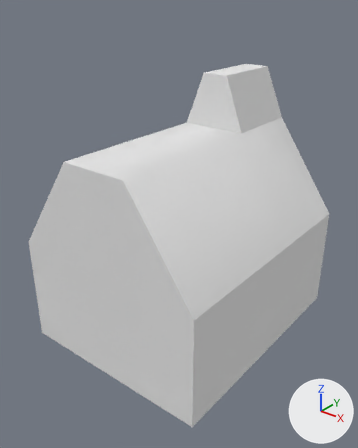
The OBJ model Assets/Models/World/church.obj: old version first, new version second.
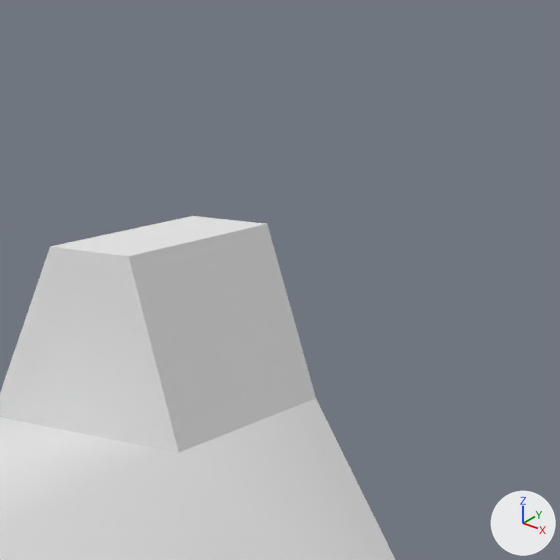
There are two pictures of each version: one whole from a 50 mm camera at (50.5, -65.6, 60.4) aimed at (0.3, -2.9, 21.5), one close up on the part from 53% to 99% of the width and 0% to 37% of the height. The lights are fixed; the arrows at lower right show +X, +Y and +Z. Where no turn or scale is listed for an object, it has been applied to the vertices.

In view in the first close-up: 'church'.
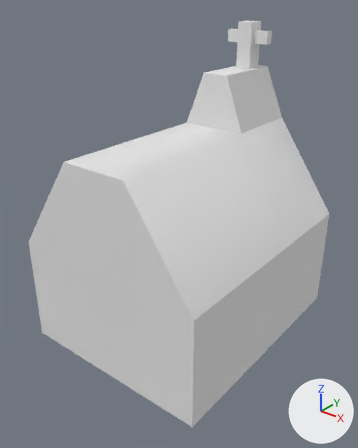
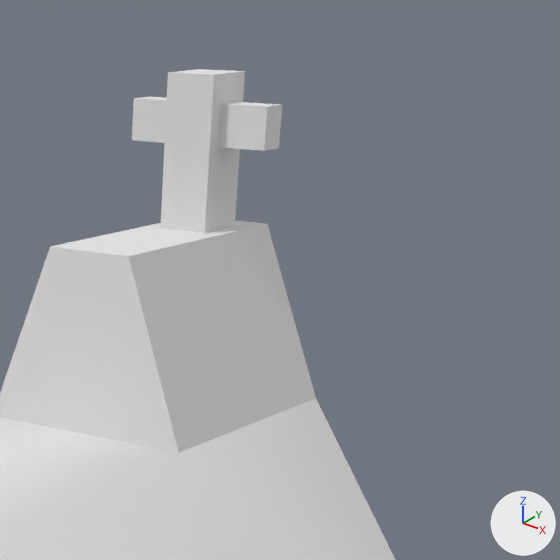
Scene script edits in JSON lines:
```json
{"block": "me_church", "where": "me_church.from_pydata(...)  # 208 vertices, 199 faces; spans x -18.1..18.1, y -22.0..22.0, z -1.1..46.3"}
{"block": "me_church", "where": "# used by ob_church; location = (0.0, 0.0, 0.0)"}
{"block": "me_church", "change": "me_church part 1: the loose piece of 68 vertices spanning x -1.4..1.4, y -1.6..1.6, z 0.0..14.6 is moved by (0.0, 17.9, 39.6)"}
{"block": "me_church", "change": "me_church part 2: the loose piece of 68 vertices spanning x -8.3..0.0, y -0.8..0.8, z -1.1..1.1 is moved by (4.2, 18.0, 51.7)"}
```

Where the change shows, as pixel boxes [x1, y1, x2, y2] in the close-ups (560 x 560 px; the box of a moved part takes in the faces that stretch with it):
```json
{"object": "church", "change": "reshaped", "before": [0, 216, 395, 560], "after": [0, 69, 395, 560]}
{"part": 1, "of": "me_church", "change": "moved or reshaped", "after": [161, 69, 245, 233], "on screen": "not visible before"}
{"part": 2, "of": "me_church", "change": "moved or reshaped", "after": [132, 97, 282, 151], "on screen": "not visible before"}
```
